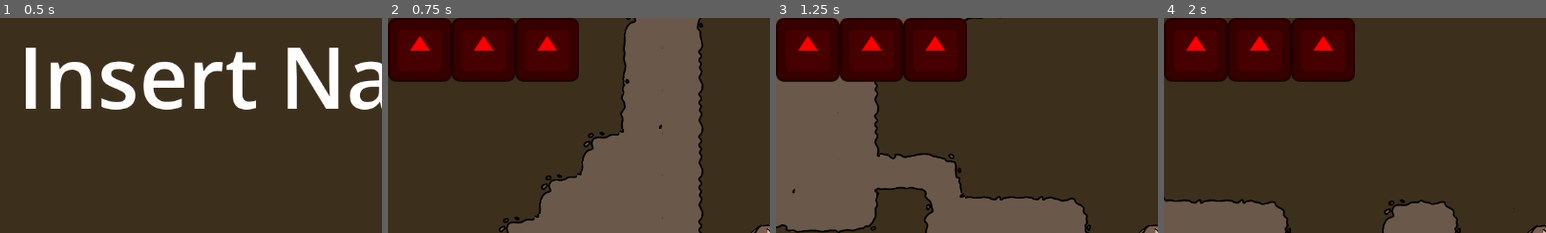
Above: before the commit, frames 1-4 (left to right).
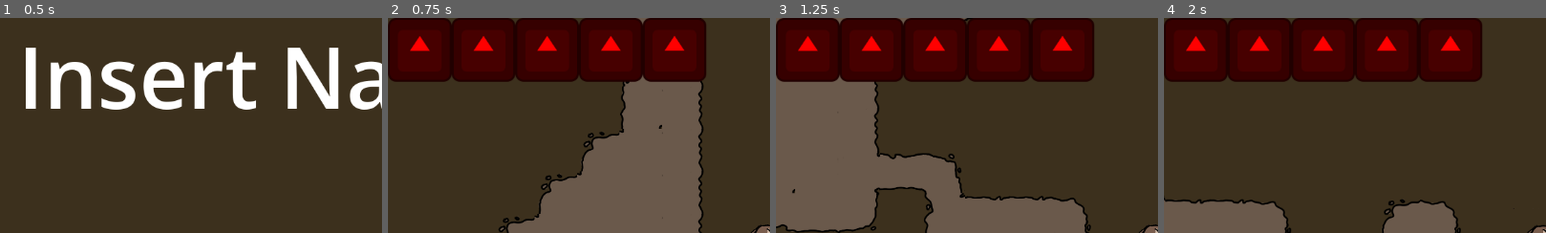
Above: after the commit, the same moments.

Repository: IncrediblyCreativeUsername/Team-Indecisive-Cutthroat-2026
Game: Godot game, scene res://UI/MainMenu.tscn
The game is run twice, just before and just after one commit, with the same random seed, the same clock (stepped at 60 frames per second) and the same inputs. The engine's default icon, where the game draws it, is replaced by a stand-in: a white triangle on a blue panel in a dark square.
Inputs (mouse positions are % of the whole screen's width and height, from its top left):
- Up to frame 1 (0.5 s): no input
- Up to frame 2 (0.75 s): click "Play" at 0.5 s
- Up to frame 3 (1.25 s): no input
- Up to frame 4 (2 s): move the mouse to (72, 45) at 1.27 s; hold D (MOVE_RIGHT) from 1.28 s (still down); tap Q (DROP) at 1.35 s; tap W (JUMP) at 1.52 s; tap E (EAT) at 1.55 s
The pictures show only the part of the screen within x 0-50%, y 0-50%; the shares and areas given below are measured in that part.

Frame 1 is identical in both runs. In frame 2, 9.8% of the frame differs, in the area x 50-84%, y 0-30%; in frame 3, 9.7%; in frame 4, 9.8%.

Commit message:
Queen Ant Boss Fight and Rebalance
Drag the Queen Ant all the way out from the depths of the anthill.

Diff:
--- a/Boss/Boss.tscn
+++ b/Boss/Boss.tscn
@@ -14,7 +14,7 @@
 [sub_resource type="RectangleShape2D" id="RectangleShape2D_vonkd"]
 size = Vector2(384, 384)
 
-[node name="Boss" type="CharacterBody2D" unique_id=400271033 groups=["grabbable"]]
+[node name="Boss" type="CharacterBody2D" unique_id=400271033 groups=["edible", "grabbable"]]
 collision_layer = 4
 script = ExtResource("1_4xi7c")
 
--- a/Boss/boss.gd
+++ b/Boss/boss.gd
@@ -1,12 +1,14 @@
 extends CharacterBody2D
 
-@export var health : int = 10
+@export var anger : int = 0
 @export var gravity : int = 0
 @export var speed : int = 600
 @export var speedMod : int = 1
 @export var damage : int = 1
 @export var knockback : int = 2000
+@export var hungerRestore : int = 100
 @export var damageCooldownMax : int = 30
+@export var wasGrabbed := false
 
 @onready var player = Globals.player
 @onready var visibility := $VisibleOnScreenEnabler2D
@@ -22,16 +24,13 @@
 
 func _ready() -> void:
 	spawnpoint = global_position
-	bossbar.maxHealth = health
-	bossbar.health = health
+	bossbar.maxAnger = 10
+	bossbar.anger = 0
 
 func _physics_process(_delta: float) -> void:
-	bossbar.health = health
-	if health <= 0:
-		queue_free()
-		get_tree().change_scene_to_file(Globals.deathScene)
-	elif health <= 5:
-		speedMod = 2
+
+	bossbar.anger = anger
+	speedMod = 1 + (anger / 20.0)
 
 	if damageCooldown > 0:
 		damageCooldown -= 1
@@ -39,7 +38,7 @@
 		$DamageArea.set_deferred("monitoring",true)
 
 	#only execute code if onscreen
-	if visibility.is_on_screen():
+	if visibility.is_on_screen() && !wasGrabbed:
 		bossbar.visible = true
 		lifetime += _delta
 		velocity.y = cos(lifetime * speedMod * PI) * speed * speedMod
@@ -54,7 +53,8 @@
 func grabbed(_grabOrigin : Vector2):
 	damageCooldown = damageCooldownMax
 	$DamageArea.set_deferred("monitoring",false)
-	health -= 1
+	if anger < 20:
+		anger += 1
 	var ant = spawnedAnt.instantiate()
 	ant.global_position = global_position
 	get_parent().add_child(ant)
@@ -74,3 +74,7 @@
 
 func _on_visible_on_screen_enabler_2d_screen_exited() -> void:
 	bossbar.visible = false
+
+func victory():
+	queue_free()
+	get_tree().change_scene_to_file(Globals.deathScene)
--- a/Enemy/enemy.gd
+++ b/Enemy/enemy.gd
@@ -4,7 +4,7 @@
 @export var speed : int = 600
 @export var damage : int = 1
 @export var knockback : int = 2000
-@export var hungerRestore : int = 25
+@export var hungerRestore : int = 30
 @export var damageCooldownMax : int = 30
 
 @onready var player = Globals.player
--- a/Game/Game.tscn
+++ b/Game/Game.tscn
@@ -67,4 +67,4 @@
 autoplay = true
 
 [node name="Boss" parent="." unique_id=548690208 instance=ExtResource("10_q6w4l")]
-position = Vector2(1517, 4367)
+position = Vector2(1415, 4445)
--- a/Nephew/nephew.gd
+++ b/Nephew/nephew.gd
@@ -22,4 +22,7 @@
 	for item in eat.get_overlapping_bodies():
 		if item.is_in_group("edible"):
 			Globals.hunger = min(100, Globals.hunger + item.hungerRestore)
-			item.queue_free()
+			if item.has_method("victory"):
+				item.victory()
+			else:
+				item.queue_free()
--- a/Player/player.gd
+++ b/Player/player.gd
@@ -53,10 +53,10 @@
 
 	#eat
 	if Input.is_action_just_pressed("EAT"):
-		if Globals.heldAnt && Globals.hp < 3:
+		if Globals.heldAnt && Globals.hp < 5:
 			Globals.heldAnt = false
 			speed = 1000
-			Globals.hp = min(3, Globals.hp + 1)
+			Globals.hp = min(5, Globals.hp + 2)
 		else:
 			for item in $Eat.get_overlapping_bodies():
 				if item.is_in_group("edible") && item.wasGrabbed:
--- a/UI/Bossbar.tscn
+++ b/UI/Bossbar.tscn
@@ -16,7 +16,7 @@
 grow_vertical = 0
 color = Color(0, 0, 0, 1)
 
-[node name="Health" type="ColorRect" parent="." unique_id=1890588291]
+[node name="Anger" type="ColorRect" parent="." unique_id=1890588291]
 anchors_preset = -1
 anchor_left = 0.05
 anchor_top = 0.9
@@ -34,6 +34,6 @@
 grow_horizontal = 2
 grow_vertical = 2
 theme_override_font_sizes/font_size = 32
-text = "Queen Ant"
+text = "The Queen Ant's Rage"
 horizontal_alignment = 1
 vertical_alignment = 2
--- a/UI/bossbar.gd
+++ b/UI/bossbar.gd
@@ -1,9 +1,9 @@
 extends CanvasLayer
 
-var maxHealth : int = 10
-var health : int = maxHealth
+var maxAnger : int = 20
+var anger : int = 0
 
-@onready var healthbar := $Health
+@onready var angerbar := $Anger
 
 # Called when the node enters the scene tree for the first time.
 func _ready() -> void:
@@ -14,4 +14,4 @@
 func _process(delta: float) -> void:
 	if get_tree().paused:
 		visible = false
-	healthbar.anchor_right = 0.05 + 0.9 * health / maxHealth
+	angerbar.anchor_right = 0.05 + 0.45 * anger / maxAnger
--- a/globals.gd
+++ b/globals.gd
@@ -6,7 +6,7 @@
 var deathScene := "res://UI/GameEnd.tscn"
 var playerHatNum := 0
 var hatCount := 10
-var hp := 3
+var hp := 5
 var hunger := 50.0
 var heldAnt := false
 var player
@@ -14,7 +14,7 @@
 var invincible = 0
 
 func resetValues():
-	hp = 3
+	hp = 5
 	hunger = 50
 	heldAnt = false
 
